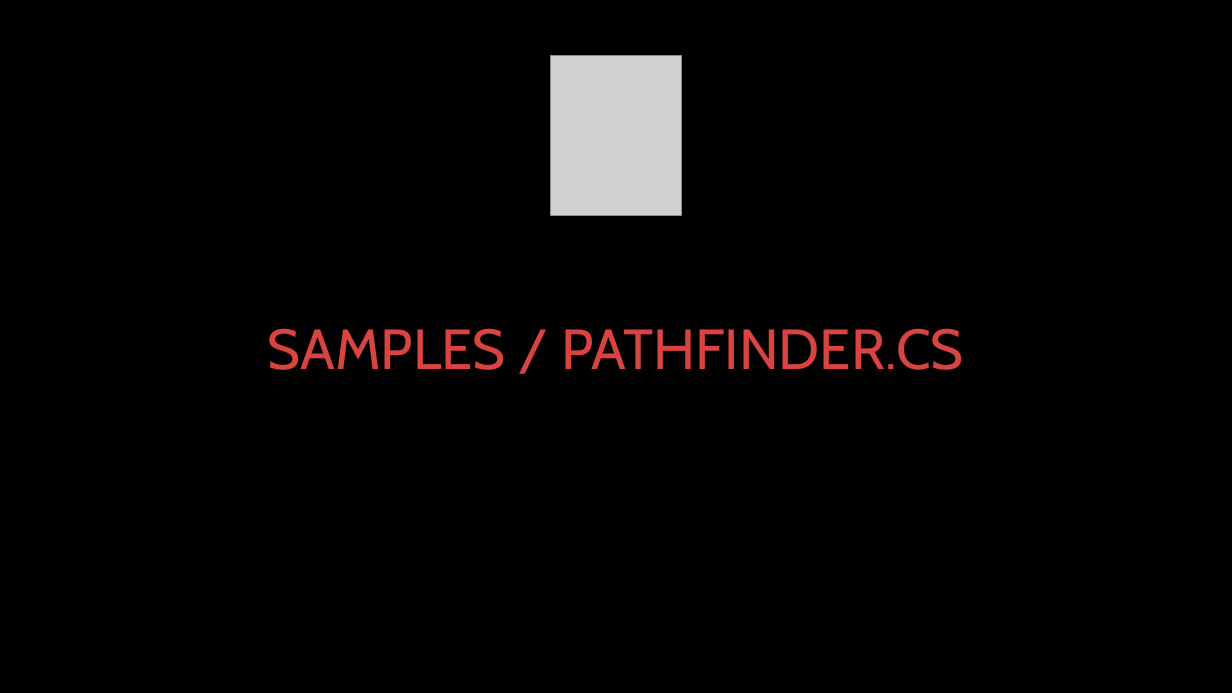
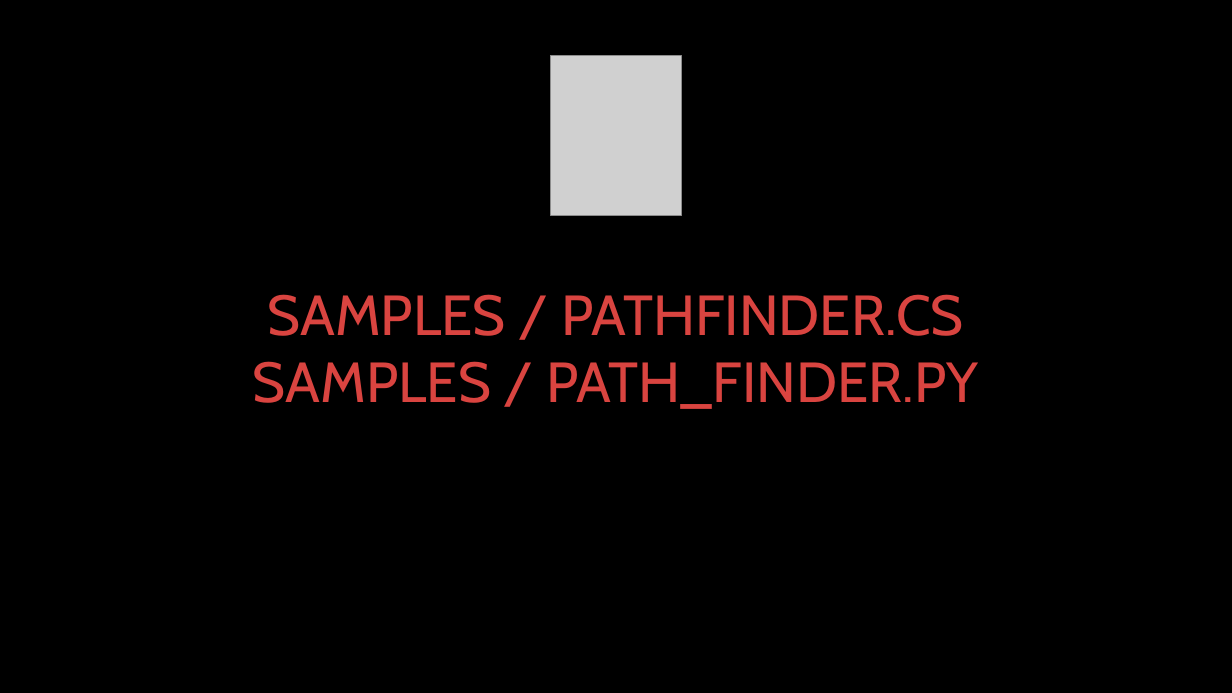
Before and after one commit to kontur-courses/clean-code, a slide deck: slide 44 of clean-code-black.pptx (slide 43 before the commit). Drawn at 1232x693 pixels with LibreOffice and Linux fonts; fonts in the diff are those of the drawing; grey boxes stand for pictures. Boxes give left, top, right and bottom in pixels: in the first picture for what was removed or moved away, otherwise in the second. Text is boxed around its words. In the diff, an @@ line names an element or a change of style, - is before the commit and + after.

```diff
--- a/clean-code-black.pptx
+++ b/clean-code-black.pptx
@@ title at box(253, 294, 979, 409): text changed @@
-SAMPLES / PATHFINDER.CS
+SAMPLES / PATHFINDER.CS
+SAMPLES / PATH_FINDER.PY
```
Also in this commit, not shown: 1 other slide changed, 6 slides added.
